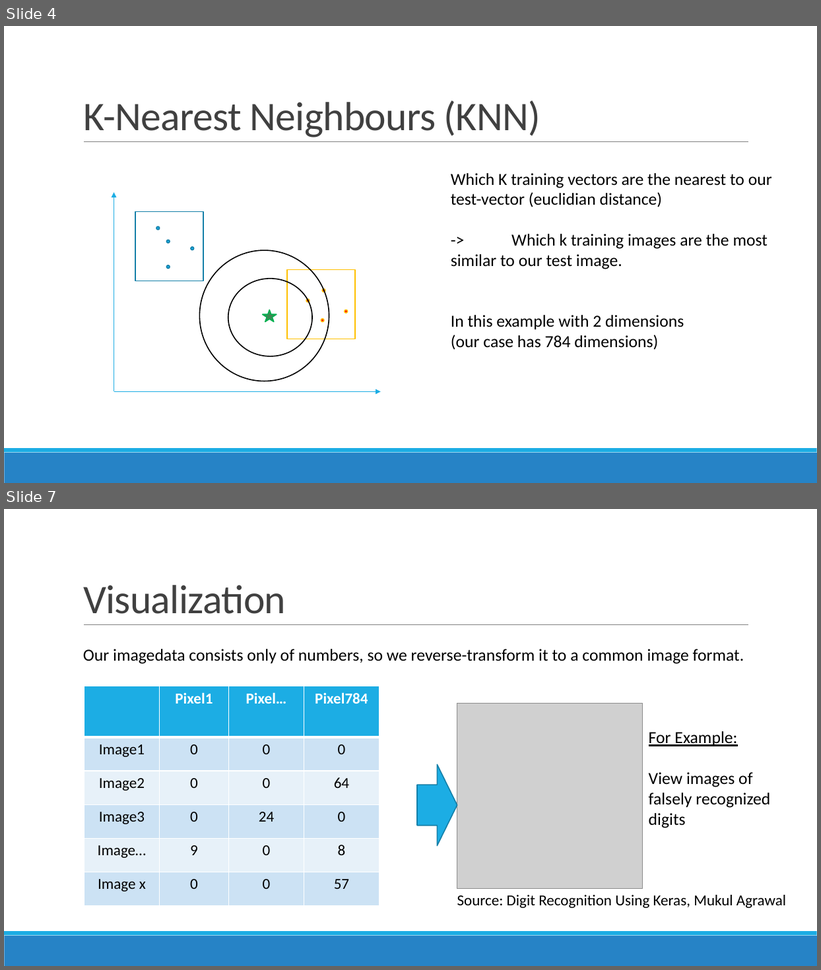
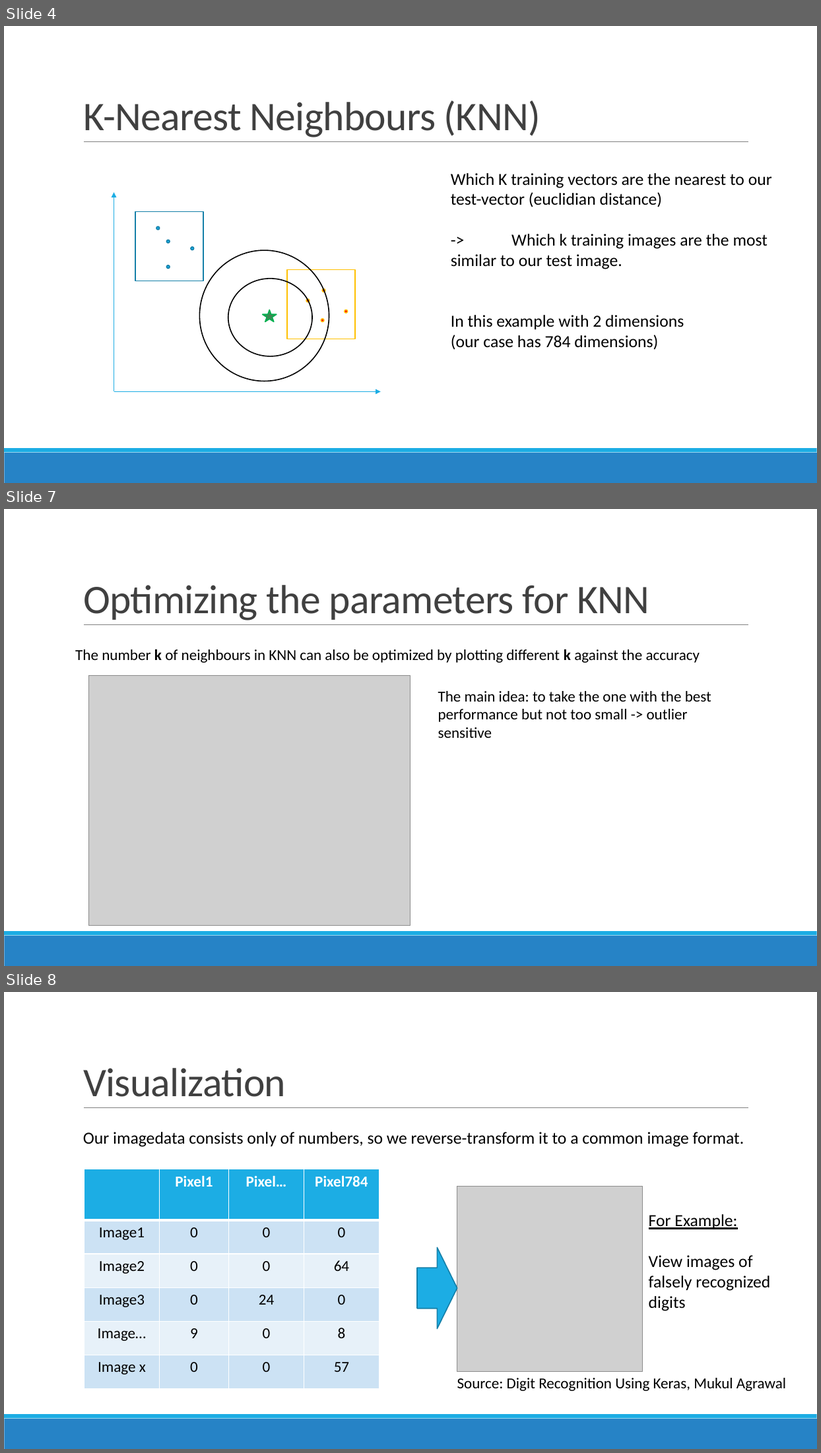
Before and after one commit to datascience-mobi/project-03-group-01, a slide deck: Vortrag1.pptx. Shown one above the other, each under a label of ours: slides 4 and 7 before the commit, slides 4, 7 and 8 after it; the slides between them are not shown. The pictures are 821x970 and 821x1453 pixels, drawn with LibreOffice and Linux fonts; fonts in the diff are those of the drawing; grey boxes stand for pictures. Boxes give left, top, right and bottom in pixels: in the first picture for what was removed or moved away, otherwise in the second. Text is boxed around its words. In the diff, an @@ line names an element or a change of style, - is before the commit and + after.

```diff
--- a/Vortrag1.pptx
+++ b/Vortrag1.pptx
@@ slide 7 added at (4,509,817,966), background #FFFFFF; not listed: 3 template elements that a slide beside it also shows @@
@@ title added at (83,585,649,621), 48 pt, text #404040 @@
+Optimizing the parameters for KNN
@@ text added at (75,649,700,663), 18 pt, text #000000 @@
+The number k of neighbours in KNN can also be optimized by plotting different k against the accuracy
@@ picture added at (88,675,411,926) @@
@@ text added at (438,691,712,738), 18 pt, text #000000 @@
+The main idea: to take the one with the best performance but not too small -> outlier sensitive
@@ what was slide 7 is now slide 8 @@
```
Also in this commit, not shown: 3 slides changed.
